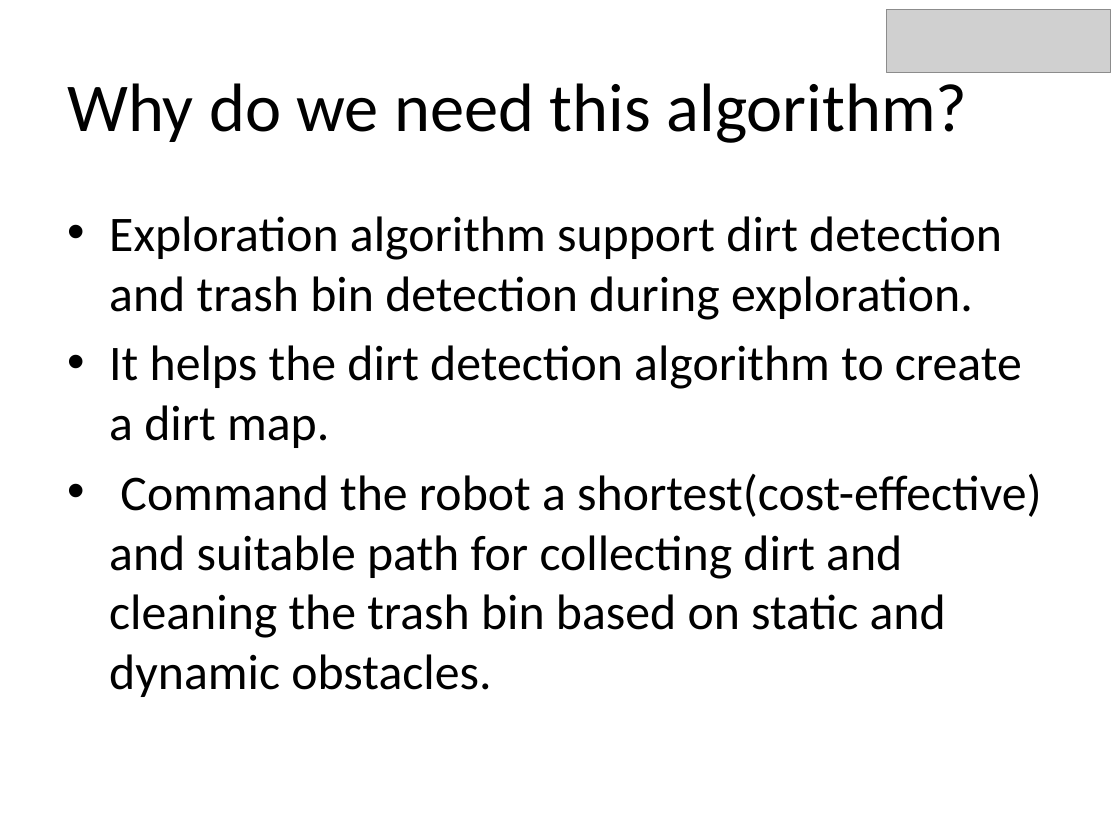
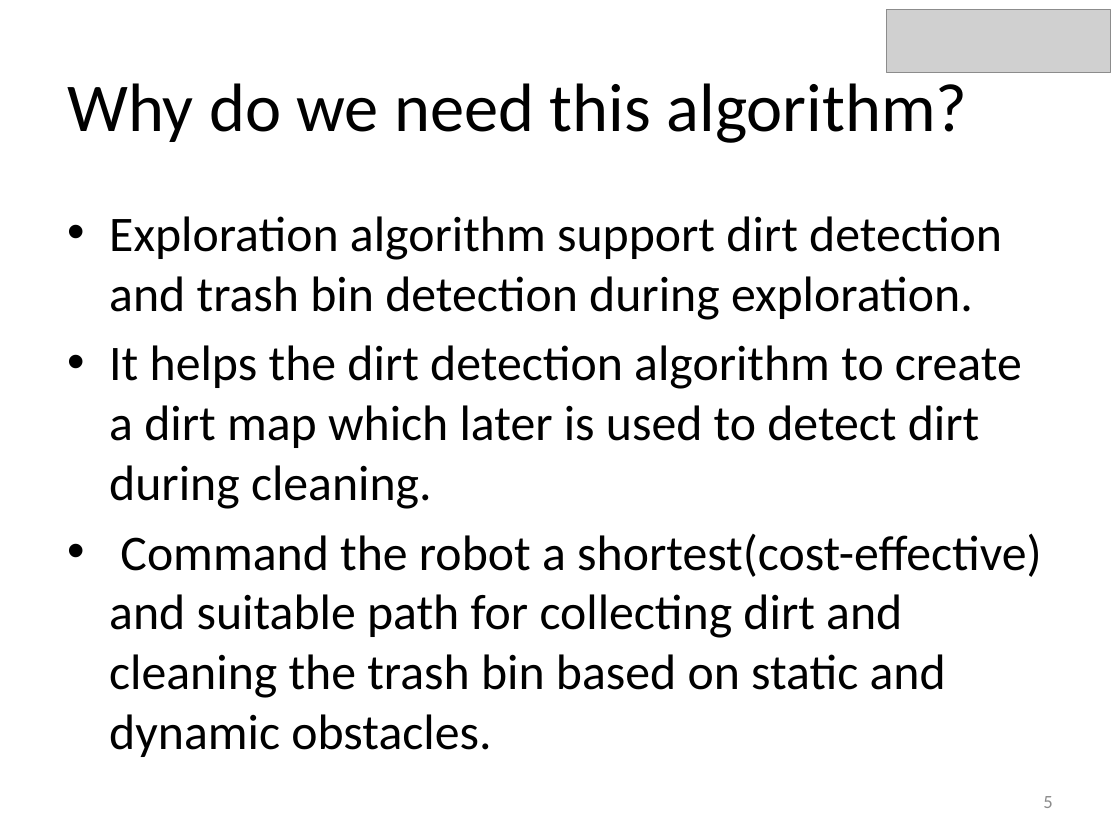
Before and after one commit to Muin/Exploration_Algorithm_results, a slide deck: slide 5 of Presentation/Presentation_Slide.pptx. Drawn at 1120x840 pixels with LibreOffice and Linux fonts; fonts in the diff are those of the drawing; grey boxes stand for pictures. Boxes give left, top, right and bottom in pixels: in the first picture for what was removed or moved away, otherwise in the second. Text is boxed around its words. In the diff, an @@ line names an element or a change of style, - is before the commit and + after.

Commit message:
80% finished

```diff
--- a/Presentation/Presentation_Slide.pptx
+++ b/Presentation/Presentation_Slide.pptx
@@ text at [109,345,1022,509]: text changed @@
-• It helps the dirt detection algorithm to create a dirt map.
+• It helps the dirt detection algorithm to create a dirt map which later is used to detect dirt during cleaning.
@@ page number added at [1043,796,1052,808], 12 pt, text #8C8C8C @@
+5
```
Also in this commit, not shown: 11 other slides changed, 10 slides added, 8 slides removed.
